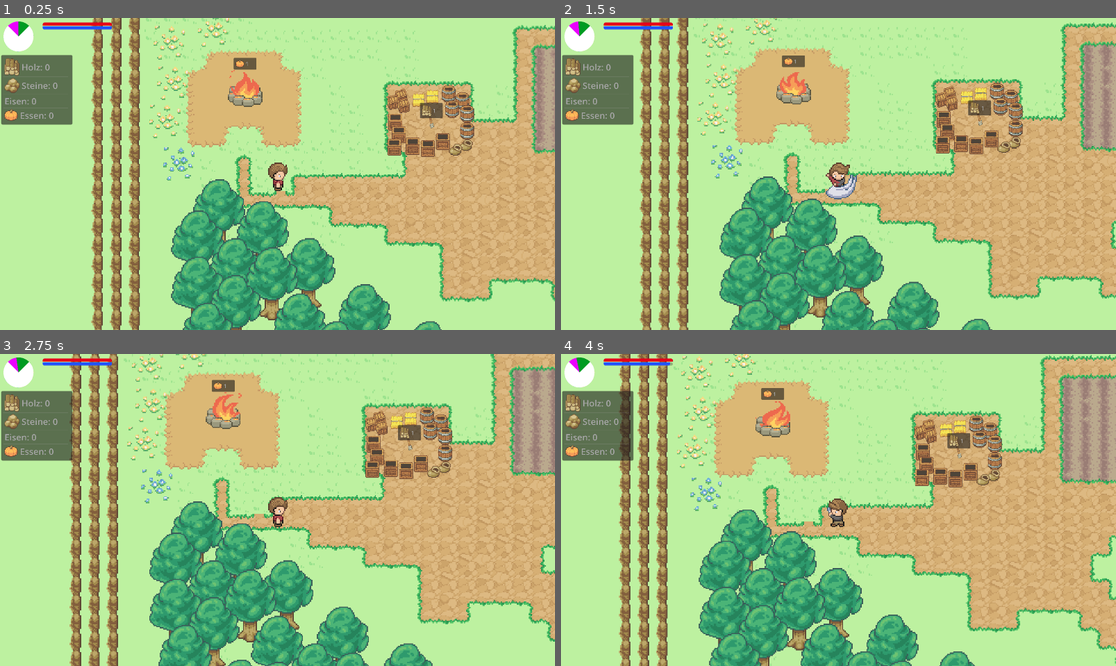
Above: before the commit, frames 1-4 (two rows, left to right).
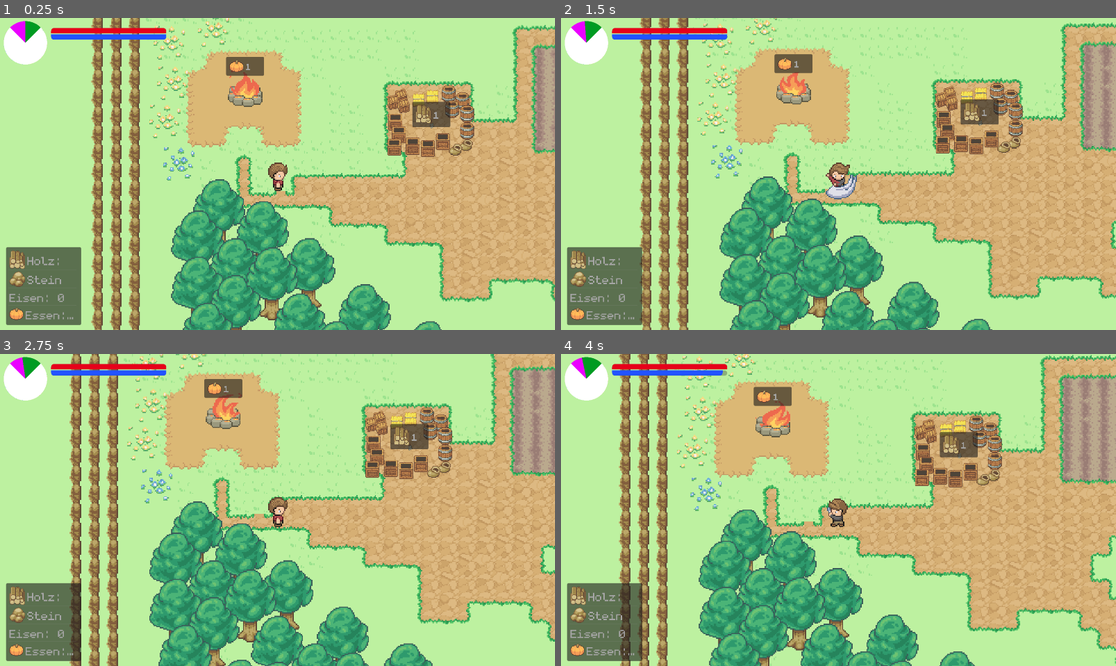
Above: after the commit, the same moments.

Repository: Herzmut-Games/hgj-2023
Game: Godot game, scene res://level.tscn
The game is run twice, just before and just after one commit, with the same random seed, the same clock (stepped at 60 frames per second) and the same inputs.
Inputs:
- Up to frame 1 (0.25 s): no input
- Up to frame 2 (1.5 s): hold Right (ui_right) 0.53-1.28 s; tap Space (action) at 0.6, 1.35 s; hold Down (ui_down) from 1.28 s (still down)
- Up to frame 3 (2.75 s): release Down (ui_down) at 2.03 s; hold Right (ui_right) from 2.03 s (still down); tap Space (action) at 2.1 s
- Up to frame 4 (4 s): release Right (ui_right) at 2.78 s; hold Up (ui_up) 2.78-3.53 s; tap Space (action) at 2.85, 3.6 s; hold Left (ui_left) from 3.53 s (still down)

The runs differ from the first frame. In frame 1, 8.5% of the frame differs, in the area x 0-82%, y 0-99%; in frame 2, 8.5%; in frame 3, 8.5%; in frame 4, 8.5%.

Commit message:
ui fixes
Signed-off-by: Flipez <code@brauser.io>

Diff:
--- a/Clock.tscn
+++ b/Clock.tscn
@@ -5,6 +5,7 @@
 [ext_resource type="Texture2D" uid="uid://b83b4lhqret7j" path="res://assets/clock_case.png" id="3_yqe6r"]
 
 [node name="Clock" type="Node2D"]
+scale = Vector2(4, 4)
 script = ExtResource("1_ruhwx")
 
 [node name="Seasons" type="Sprite2D" parent="."]
--- a/Inventory.tscn
+++ b/Inventory.tscn
@@ -1,6 +1,7 @@
-[gd_scene load_steps=2 format=3 uid="uid://g3xyjfrck5af"]
+[gd_scene load_steps=3 format=3 uid="uid://g3xyjfrck5af"]
 
 [ext_resource type="Script" path="res://Inventory.gd" id="1_0xafs"]
+[ext_resource type="FontFile" uid="uid://or1ir2y2kqgd" path="res://assets/monogram-extended.ttf" id="2_t1oxw"]
 
 [node name="Inventory" type="Node2D"]
 script = ExtResource("1_0xafs")
@@ -15,6 +16,8 @@
 layout_mode = 0
 offset_right = 130.0
 offset_bottom = 10.0
+theme_override_fonts/font = ExtResource("2_t1oxw")
+theme_override_font_sizes/font_size = 32
 allow_search = false
 auto_height = true
 max_columns = 2
--- a/Player.gd
+++ b/Player.gd
@@ -9,6 +9,9 @@
 
 @onready var rain = $Camera2D/CanvasLayer/RainRect
 @onready var rain_filter = $Camera2D/CanvasLayer/RainFilter
+@onready var notify_label = $Camera2D/CanvasLayer/PanelContainer
+@onready var notify_rtl = $Camera2D/CanvasLayer/PanelContainer/MarginContainer/RichTextLabel
+@onready var notify_timer = $NotifyTimer
 
 enum {
 	RUN,
@@ -22,6 +25,7 @@
 
 func _ready():
 	Game.season_changed.connect(season_changed)
+	Game.notify.connect(notify)
 	_play_animation("idle")
 
 func _physics_process(delta):
@@ -97,3 +101,13 @@
 
 func interact(_area):
 	pass
+
+func notify(text):
+	notify_label.visible = true
+	notify_rtl.clear()
+	notify_rtl.add_text(text)
+	notify_timer.start()
+
+
+func _on_notify_timer_timeout():
+	notify_label.visible = false
--- a/campfire.tscn
+++ b/campfire.tscn
@@ -94,4 +94,4 @@
 [node name="RequiredResources" parent="." instance=ExtResource("4_81xwx")]
 offset_top = -25.0
 offset_bottom = -25.0
-scale = Vector2(0.3, 0.3)
+scale = Vector2(0.5, 0.5)
--- a/end.tscn
+++ b/end.tscn
@@ -1,7 +1,8 @@
-[gd_scene load_steps=3 format=3 uid="uid://bxo4nggnkvmx4"]
+[gd_scene load_steps=4 format=3 uid="uid://bxo4nggnkvmx4"]
 
 [ext_resource type="Script" path="res://end.gd" id="1_apqty"]
 [ext_resource type="Texture2D" uid="uid://hu5q3pbl0qjg" path="res://assets/9259344.jpg" id="1_tpd2w"]
+[ext_resource type="FontFile" uid="uid://or1ir2y2kqgd" path="res://assets/monogram-extended.ttf" id="3_pjyj0"]
 
 [node name="end" type="Control"]
 layout_mode = 3
@@ -13,24 +14,28 @@
 script = ExtResource("1_apqty")
 
 [node name="TextureRect" type="Sprite2D" parent="."]
-position = Vector2(245.25, 164.5)
-scale = Vector2(0.1635, 0.1635)
+position = Vector2(959.25, 640.5)
+scale = Vector2(0.6395, 0.6395)
 texture = ExtResource("1_tpd2w")
 
 [node name="Label" type="Label" parent="."]
 layout_mode = 0
-offset_left = 168.0
-offset_top = 40.0
-offset_right = 321.0
-offset_bottom = 66.0
+offset_left = 536.0
+offset_top = 56.0
+offset_right = 1400.0
+offset_bottom = 163.0
+theme_override_fonts/font = ExtResource("3_pjyj0")
+theme_override_font_sizes/font_size = 128
 text = "Schade Schokolade!"
 
 [node name="Button" type="Button" parent="."]
 layout_mode = 0
-offset_left = 208.0
-offset_top = 216.0
-offset_right = 286.0
-offset_bottom = 247.0
+offset_left = 856.0
+offset_top = 816.0
+offset_right = 1032.0
+offset_bottom = 876.0
+theme_override_fonts/font = ExtResource("3_pjyj0")
+theme_override_font_sizes/font_size = 64
 text = "Nochmal"
 
 [connection signal="pressed" from="Button" to="." method="_on_button_pressed"]
--- a/game.gd
+++ b/game.gd
@@ -42,6 +42,7 @@
 signal thirst_changed
 signal tools_changed
 signal inventory_updated
+signal notify
 
 
 # Called when the node enters the scene tree for the first time.
@@ -95,6 +96,8 @@
 			elif fuel_left == 0:
 				end_game()
 		Game.Season.FALL:
+			if house_level < 1:
+				send_notify("A cold winter is approaching!")
 			if fuel_left == 0:
 				end_game()
 
@@ -165,5 +168,8 @@
 	tools_unlocked = true
 	tools_changed.emit(tools)
 
+func send_notify(text):
+	notify.emit(text)
+
 func end_game():
 	get_tree().change_scene_to_file("res://end.tscn")
--- a/house_yellow_1.tscn
+++ b/house_yellow_1.tscn
@@ -185,7 +185,7 @@
 shape = SubResource("RectangleShape2D_udefw")
 
 [node name="RequiredResources" parent="." instance=ExtResource("11_4d2kg")]
-scale = Vector2(0.3, 0.3)
+scale = Vector2(0.5, 0.5)
 
 [node name="Fuel" parent="." instance=ExtResource("16_h4ond")]
 position = Vector2(55, 29)
--- a/main_menu.tscn
+++ b/main_menu.tscn
@@ -1,7 +1,8 @@
-[gd_scene load_steps=3 format=3 uid="uid://bs0nen0neofhj"]
+[gd_scene load_steps=4 format=3 uid="uid://bs0nen0neofhj"]
 
 [ext_resource type="Texture2D" uid="uid://hu5q3pbl0qjg" path="res://assets/9259344.jpg" id="1_soj4m"]
 [ext_resource type="Script" path="res://main_menu.gd" id="1_yjr37"]
+[ext_resource type="FontFile" uid="uid://or1ir2y2kqgd" path="res://assets/monogram-extended.ttf" id="3_i4p74"]
 
 [node name="main_menu" type="Control"]
 layout_mode = 3
@@ -14,25 +15,29 @@
 
 [node name="Sprite2D" type="TextureRect" parent="."]
 layout_mode = 0
-offset_right = 3000.0
-offset_bottom = 2000.0
+offset_right = 11926.0
+offset_bottom = 7951.0
 scale = Vector2(0.162, 0.162)
 texture = ExtResource("1_soj4m")
 
 [node name="Button" type="Button" parent="."]
 layout_mode = 0
-offset_left = 224.0
-offset_top = 208.0
-offset_right = 270.0
-offset_bottom = 239.0
+offset_left = 856.0
+offset_top = 840.0
+offset_right = 1093.0
+offset_bottom = 1000.0
+theme_override_fonts/font = ExtResource("3_i4p74")
+theme_override_font_sizes/font_size = 64
 text = "Start"
 
 [node name="Label" type="Label" parent="."]
 layout_mode = 0
-offset_left = 128.0
-offset_top = 16.0
-offset_right = 371.0
-offset_bottom = 42.0
+offset_left = 328.0
+offset_top = 64.0
+offset_right = 1624.0
+offset_bottom = 171.0
+theme_override_fonts/font = ExtResource("3_i4p74")
+theme_override_font_sizes/font_size = 128
 text = "Servuus zu useren mega Game"
 
 [connection signal="pressed" from="Button" to="." method="_on_button_pressed"]
--- a/player.tscn
+++ b/player.tscn
@@ -9,6 +9,7 @@
 [ext_resource type="PackedScene" uid="uid://dfmenjshm88nc" path="res://interaction_box.tscn" id="6_rlfsf"]
 [ext_resource type="PackedScene" uid="uid://g3xyjfrck5af" path="res://Inventory.tscn" id="7_0w584"]
 [ext_resource type="Shader" path="res://player.gdshader" id="8_pf26w"]
+[ext_resource type="FontFile" uid="uid://or1ir2y2kqgd" path="res://assets/monogram-extended.ttf" id="9_ro76d"]
 
 [sub_resource type="CircleShape2D" id="CircleShape2D_6t56l"]
 
@@ -439,38 +440,63 @@
 animation = &"action_down"
 
 [node name="Camera2D" type="Camera2D" parent="."]
+zoom = Vector2(4, 4)
 
 [node name="CanvasLayer" type="CanvasLayer" parent="Camera2D"]
 
 [node name="RainRect" type="ColorRect" parent="Camera2D/CanvasLayer"]
 visible = false
 material = SubResource("ShaderMaterial_am18p")
-offset_right = 558.0
-offset_bottom = 558.0
+offset_right = 1941.0
+offset_bottom = 1097.0
 
 [node name="RainFilter" type="ColorRect" parent="Camera2D/CanvasLayer"]
 visible = false
-offset_right = 487.0
-offset_bottom = 373.0
+offset_right = 1924.0
+offset_bottom = 1089.0
 color = Color(0, 0, 1, 0.172549)
 
 [node name="SummerFilter" type="ColorRect" parent="Camera2D/CanvasLayer"]
 visible = false
-offset_right = 487.0
-offset_bottom = 373.0
+offset_right = 1925.0
+offset_bottom = 1094.0
 color = Color(1, 0.572549, 0.196078, 0.192157)
 
 [node name="Clock" parent="Camera2D/CanvasLayer" instance=ExtResource("3_y124x")]
-position = Vector2(16, 16)
-scale = Vector2(0.0519274, 0.0519274)
+position = Vector2(88, 86)
+scale = Vector2(0.3, 0.3)
 
 [node name="HungerBar" parent="Camera2D/CanvasLayer" instance=ExtResource("5_0gf05")]
-position = Vector2(37, 4)
-scale = Vector2(0.3, 0.3)
+position = Vector2(177, 35)
+scale = Vector2(2, 2)
 
 [node name="Inventory" parent="Camera2D/CanvasLayer" instance=ExtResource("7_0w584")]
-position = Vector2(1, 32)
-scale = Vector2(0.474674, 0.474674)
+position = Vector2(21, 793)
+scale = Vector2(2, 2)
+
+[node name="PanelContainer" type="PanelContainer" parent="Camera2D/CanvasLayer"]
+visible = false
+offset_left = 1314.0
+offset_top = 21.0
+offset_right = 1418.0
+offset_bottom = 64.0
+scale = Vector2(5.63308, 4.31773)
+
+[node name="MarginContainer" type="MarginContainer" parent="Camera2D/CanvasLayer/PanelContainer"]
+layout_mode = 2
+theme_override_constants/margin_left = 1
+theme_override_constants/margin_top = 1
+theme_override_constants/margin_right = 1
+theme_override_constants/margin_bottom = 1
+
+[node name="RichTextLabel" type="RichTextLabel" parent="Camera2D/CanvasLayer/PanelContainer/MarginContainer"]
+layout_mode = 2
+theme_override_fonts/normal_font = ExtResource("9_ro76d")
+theme_override_font_sizes/normal_font_size = 0
+text = "isgnvdlkfvb
+dfibndfgbhdfb
+dfbidjnfd"
+tab_size = 2
 
 [node name="InteractionBox" parent="." instance=ExtResource("6_rlfsf")]
 
@@ -479,4 +505,8 @@
 shape = SubResource("RectangleShape2D_5icmi")
 disabled = true
 
+[node name="NotifyTimer" type="Timer" parent="."]
+wait_time = 10.0
+
 [connection signal="animation_finished" from="AnimatedSprite2D" to="." method="_on_animated_sprite_2d_animation_finished"]
+[connection signal="timeout" from="NotifyTimer" to="." method="_on_notify_timer_timeout"]
--- a/project.godot
+++ b/project.godot
@@ -26,7 +26,6 @@
 window/size/viewport_width=1920
 window/size/viewport_height=1080
 window/size/resizable=false
-window/stretch/scale=4.0
 
 [input]
 
--- a/required_resources.tscn
+++ b/required_resources.tscn
@@ -1,6 +1,7 @@
-[gd_scene load_steps=2 format=3 uid="uid://drsiuvq0t0v4o"]
+[gd_scene load_steps=3 format=3 uid="uid://drsiuvq0t0v4o"]
 
 [ext_resource type="Script" path="res://required_resources.gd" id="1_rvqh1"]
+[ext_resource type="FontFile" uid="uid://or1ir2y2kqgd" path="res://assets/monogram-extended.ttf" id="2_ov1kj"]
 
 [node name="RequiredResources" type="Control"]
 layout_mode = 3
@@ -13,6 +14,8 @@
 offset_top = -5.0
 offset_right = 33.0
 offset_bottom = 5.0
+theme_override_fonts/font = ExtResource("2_ov1kj")
+theme_override_font_sizes/font_size = 24
 allow_search = false
 auto_height = true
 text_overrun_behavior = 0
--- a/workbench.tscn
+++ b/workbench.tscn
@@ -194,4 +194,4 @@
 offset_top = 35.0
 offset_right = 23.0
 offset_bottom = 35.0
-scale = Vector2(0.6, 0.6)
+scale = Vector2(0.5, 0.5)
Binary file added: assets/monogram-extended.ttf
Not shown, added: assets/monogram-extended.ttf.import
Not shown: 1 places in player.tscn that only renumber resources
Not shown, changed: .DS_Store
Not shown, changed: assets/.DS_Store
